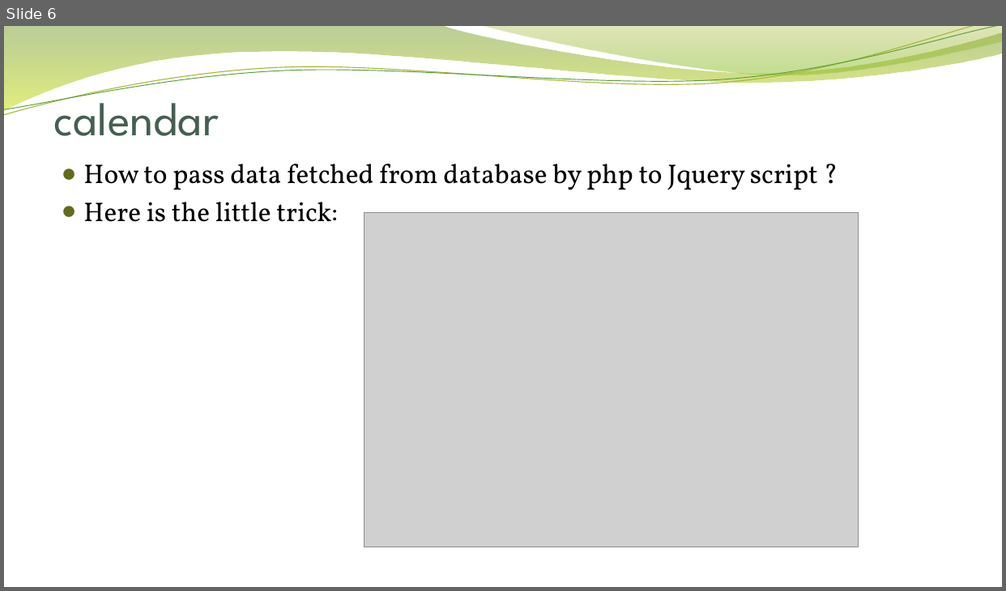
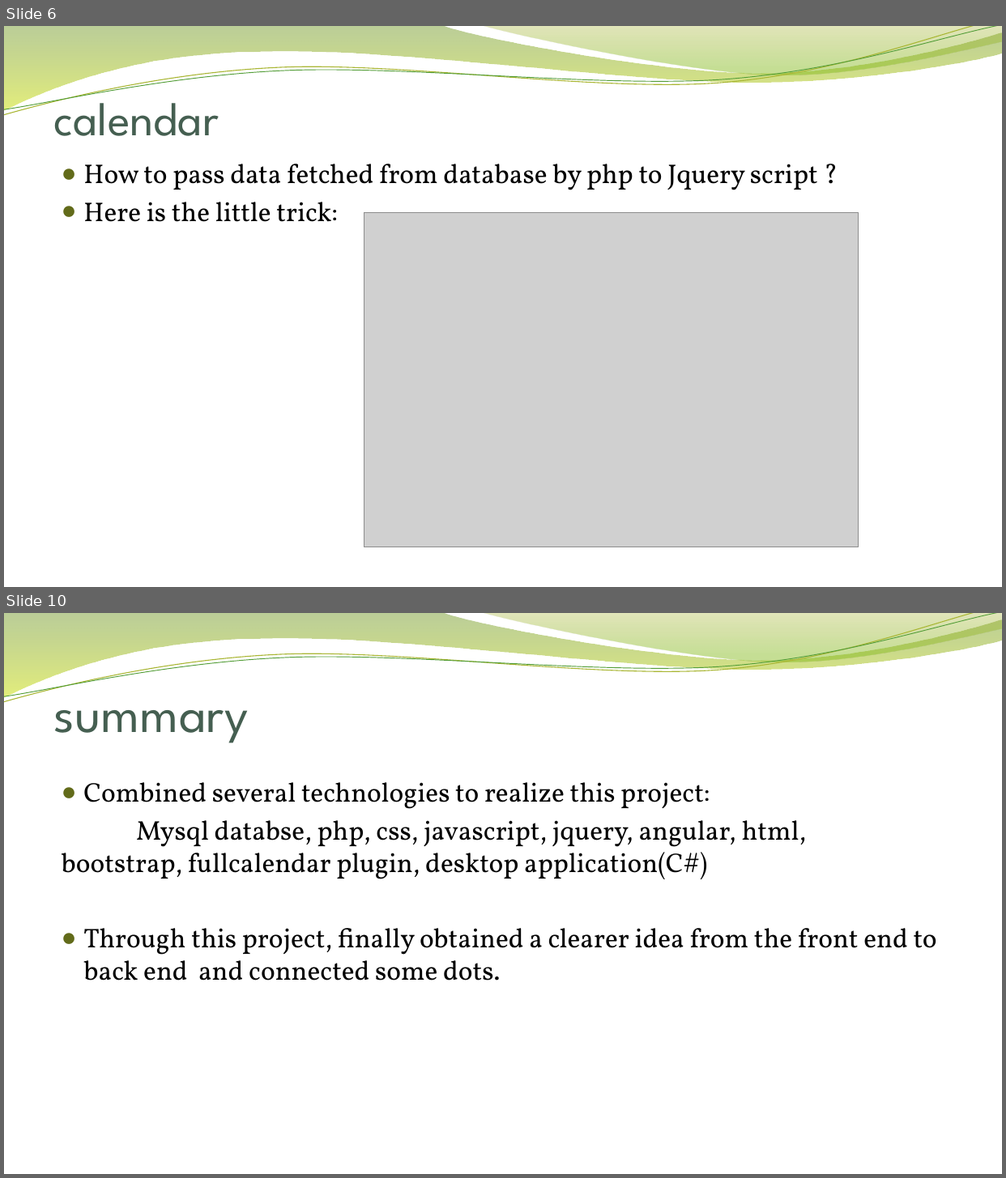
Before and after one commit to QianGaoProject/php, a slide deck: presentation/easy move_DF.pptx. Shown one above the other, each under a label of ours: slide 6 before the commit, slides 6 and 10 after it; the slides between them are not shown. The pictures are 1006x591 and 1006x1178 pixels, drawn with LibreOffice and Linux fonts; fonts in the diff are those of the drawing; grey boxes stand for pictures; background and template pictures are left out. Boxes give left, top, right and bottom in pixels: in the first picture for what was removed or moved away, otherwise in the second. Text is boxed around its words. In the diff, an @@ line names an element or a change of style, - is before the commit and + after.

```diff
--- a/presentation/easy move_DF.pptx
+++ b/presentation/easy move_DF.pptx
@@ slide 10 added at [4, 613, 1002, 1174], background picture (left out); not listed: 4 template elements that a slide beside it also shows @@
@@ title added at [54, 679, 249, 743], 50 pt, text #455F51 @@
+summary
@@ text added at [62, 782, 937, 981], 26 pt, text #000000 @@
+● Combined several technologies to realize this project:
+Mysql databse, php, css, javascript, jquery, angular, html, bootstrap, fullcalendar plugin, desktop application(C#)
+● Through this project, finally obtained a clearer idea from the front end to back end and connected some dots.
```
Also in this commit, not shown: 2 slides changed, 3 other slides added.
